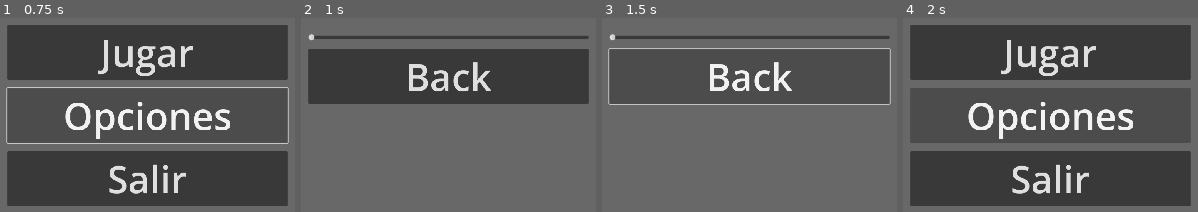
Above: before the commit, frames 1-4 (left to right).
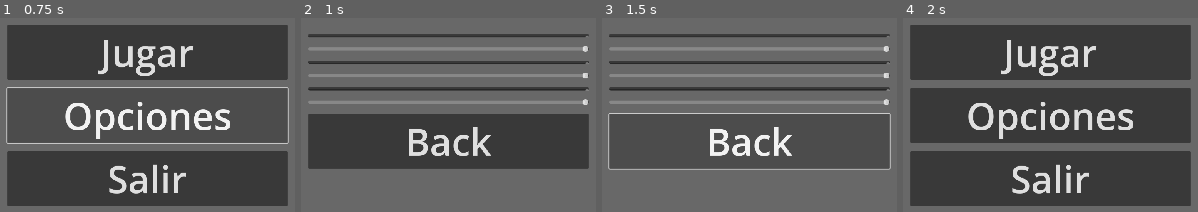
Above: after the commit, the same moments.

Repository: ElMagoRubio/SummerJam2025
Game: Godot game, scene res://scenes/MainMenu/menu.tscn
The game is run twice, just before and just after one commit, with the same random seed, the same clock (stepped at 60 frames per second) and the same inputs.
Inputs:
- Up to frame 1 (0.75 s): click "Opciones" at 0.5 s
- Up to frame 2 (1 s): no input
- Up to frame 3 (1.5 s): click "Back" at 1.25 s
- Up to frame 4 (2 s): no input

Frame 1 is identical in both runs. In frame 2, 54% of the frame differs, in the area x 2-98%, y 8-78%; in frame 3, 56%, in the area x 2-98%, y 8-79%; in frame 4, less than 0.1%.

Commit message:
se ha añadido varios sliders para controlar el menu

Diff:
--- a/make_fire_godot/default_bus_layout.tres
+++ b/make_fire_godot/default_bus_layout.tres
@@ -1,9 +1,15 @@
 [gd_resource type="AudioBusLayout" format=3 uid="uid://bn7g0mr2kmpm7"]
 
 [resource]
-bus/1/name = &"music"
+bus/1/name = &"SFX"
 bus/1/solo = false
 bus/1/mute = false
 bus/1/bypass_fx = false
 bus/1/volume_db = 0.0
 bus/1/send = &"Master"
+bus/2/name = &"Music"
+bus/2/solo = false
+bus/2/mute = false
+bus/2/bypass_fx = false
+bus/2/volume_db = 0.0
+bus/2/send = &"Master"
--- a/make_fire_godot/scenes/MainMenu/opctions.tscn
+++ b/make_fire_godot/scenes/MainMenu/opctions.tscn
@@ -1,7 +1,8 @@
-[gd_scene load_steps=3 format=3 uid="uid://b3lakrtqion2h"]
+[gd_scene load_steps=4 format=3 uid="uid://b3lakrtqion2h"]
 
 [ext_resource type="Script" uid="uid://bma3c06rja6yu" path="res://scripts/MainMenu/Options.gd" id="1_ncv7v"]
 [ext_resource type="AudioStream" uid="uid://boxomsmwdlbri" path="res://assets/audio/menu/UI_Navigation.ogg" id="2_lso2h"]
+[ext_resource type="Script" uid="uid://b5hqtjwv0u2vh" path="res://scripts/MainMenu/master_volume_slider.gd" id="2_wjvx2"]
 
 [node name="Options" type="Control"]
 layout_mode = 3
@@ -36,8 +37,38 @@
 grow_vertical = 2
 theme_override_constants/separation = 20
 
-[node name="HSlider" type="HSlider" parent="VBoxContainer"]
+[node name="TextEdit" type="TextEdit" parent="VBoxContainer"]
 layout_mode = 2
+text = "Volumen Maestro"
+
+[node name="volume_slider" type="HSlider" parent="VBoxContainer"]
+layout_mode = 2
+max_value = 1.0
+step = 0.001
+script = ExtResource("2_wjvx2")
+bus_name = "Master"
+
+[node name="TextEdit2" type="TextEdit" parent="VBoxContainer"]
+layout_mode = 2
+text = "SFX"
+
+[node name="volume_slider2" type="HSlider" parent="VBoxContainer"]
+layout_mode = 2
+max_value = 1.0
+step = 0.001
+script = ExtResource("2_wjvx2")
+bus_name = "SFX"
+
+[node name="TextEdit3" type="TextEdit" parent="VBoxContainer"]
+layout_mode = 2
+text = "Volumen Maestro"
+
+[node name="volume_slider3" type="HSlider" parent="VBoxContainer"]
+layout_mode = 2
+max_value = 1.0
+step = 0.001
+script = ExtResource("2_wjvx2")
+bus_name = "Music"
 
 [node name="Back" type="Button" parent="VBoxContainer"]
 layout_mode = 2
@@ -48,5 +79,7 @@
 [node name="SoundPlayer" type="AudioStreamPlayer" parent="VBoxContainer/Back"]
 stream = ExtResource("2_lso2h")
 
-[connection signal="value_changed" from="VBoxContainer/HSlider" to="." method="_on_h_slider_value_changed"]
+[connection signal="value_changed" from="VBoxContainer/volume_slider" to="." method="_on_h_slider_value_changed"]
+[connection signal="value_changed" from="VBoxContainer/volume_slider2" to="." method="_on_h_slider_value_changed"]
+[connection signal="value_changed" from="VBoxContainer/volume_slider3" to="." method="_on_h_slider_value_changed"]
 [connection signal="pressed" from="VBoxContainer/Back" to="." method="_on_back_pressed"]
--- /dev/null
+++ b/make_fire_godot/scripts/MainMenu/master_volume_slider.gd
@@ -0,0 +1,16 @@
+extends HSlider
+
+@export
+var bus_name: String
+var bus_index: int
+
+func _ready() -> void:
+	bus_index = AudioServer.get_bus_index(bus_name)
+	value_changed.connect(_on_value_changed)
+	value = db_to_linear(AudioServer.get_bus_volume_db(bus_index))
+
+func _on_value_changed(value:float) -> void:
+	AudioServer.set_bus_volume_db(
+		bus_index,
+		linear_to_db(value)
+	)
Not shown, added: make_fire_godot/scripts/MainMenu/master_volume_slider.gd.uid
